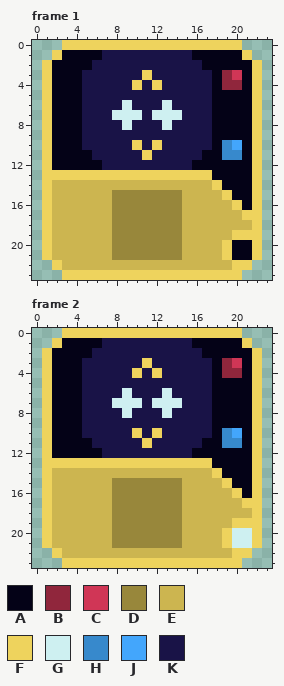
Two states of a pixel-art file, Art/Textures/Tiles/YellowTiles/amplifier.aseprite. The picture above is the old version.
24x24 pixels, 2 frames. Shown: frame 1, frame 2.
Palette (. is transparent): A #040217  B #90263c  C #d03656  D #98873b  E #ccb550  F #eed35d  G #cef0f1  H #3789cc  J #43a6fc  K #191347
Pixels before, frame 1, first column x 1:
 0 ..FFFFFFFFFFFFFFFFFF..
 1 .FAAAAKKKKKKKKKAAAAAF.
 2 FAAAAKKKKKKKKKKKAAAAAF
 3 FAAAKKKKKKFKKKKKKABCAF
 4 FAAAKKKKKFKFKKKKKABBAF
 5 FAAAKKKKKKKKKKKKKAAAAF
 6 FAAAKKKKGKKKGKKKKAAAAF
 7 FAAAKKKGGGKGGGKKKAAAAF
 8 FAAAKKKKGKKKGKKKKAAAAF
 9 FAAAKKKKKKKKKKKKKAAAAF
10 FAAAKKKKKFKFKKKKKAHJAF
11 FAAAAKKKKKFKKKKKAAHHAF
12 FAAAAAKKKKKKKKKAAAAAAF
13 FFFFFFFFFFFFFFFFFAAAAF
14 FEEEEEEEEEEEEEEEEFAAAF
15 FEEEEEEDDDDDDDEEEEFAAF
16 FEEEEEEDDDDDDDEEEEEFAF
17 FEEEEEEDDDDDDDEEEEEEFF
18 FEEEEEEDDDDDDDEEEEEEEF
19 FEEEEEEDDDDDDDEEEEEFFF
20 FEEEEEEDDDDDDDEEEEFAAF
21 FEEEEEEDDDDDDDEEEEFAAF
22 .FEEEEEEEEEEEEEEEEEFF.
23 ..FFFFFFFFFFFFFFFFFF..
Pixels before, frame 2, first column x 1:
 0 ..FFFFFFFFFFFFFFFFFF..
 1 .FAAAAKKKKKKKKKAAAAAF.
 2 FAAAAKKKKKKKKKKKAAAAAF
 3 FAAAKKKKKKFKKKKKKABCAF
 4 FAAAKKKKKFKFKKKKKABBAF
 5 FAAAKKKKKKKKKKKKKAAAAF
 6 FAAAKKKKGKKKGKKKKAAAAF
 7 FAAAKKKGGGKGGGKKKAAAAF
 8 FAAAKKKKGKKKGKKKKAAAAF
 9 FAAAKKKKKKKKKKKKKAAAAF
10 FAAAKKKKKFKFKKKKKAHJAF
11 FAAAAKKKKKFKKKKKAAHHAF
12 FAAAAAKKKKKKKKKAAAAAAF
13 FFFFFFFFFFFFFFFFFAAAAF
14 FEEEEEEEEEEEEEEEEFAAAF
15 FEEEEEEDDDDDDDEEEEFAAF
16 FEEEEEEDDDDDDDEEEEEFAF
17 FEEEEEEDDDDDDDEEEEEEFF
18 FEEEEEEDDDDDDDEEEEEEEF
19 FEEEEEEDDDDDDDEEEEEFFF
20 FEEEEEEDDDDDDDEEEEFGGF
21 FEEEEEEDDDDDDDEEEEFGGF
22 .FEEEEEEEEEEEEEEEEEFF.
23 ..FFFFFFFFFFFFFFFFFF..
Once edited:
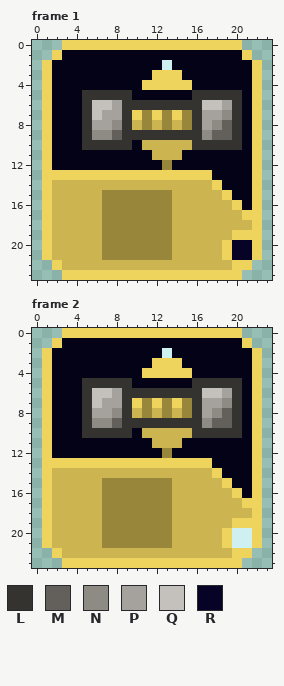
Colours new in this view: L #343330  M #63605c  N #8e8b85  P #a5a29d  Q #c4c1bc  R #070326
From old to new:
Changed rows in their new state; - is an unchanged pixel.
Frame 1:
first column x 5:
 1 --AAAAAAAAA------
 2 -AAAAAAAGAAA-----
 3 AAAAAAAFFFAAA-AA-
 4 AAAAAAF-FFFAA-AA-
 5 LLLLLAAAAAALLLLL-
 6 LQQPLLLLLLLLQQPL-
 7 LQPPLFDFDFDLPPNL-
 8 LPPNLEDEDEDLPNML-
 9 LNNMLLLLLLLLNMML-
10 LLLLLAEEEEELLLLL-
11 -AAAAAAEEEAA--AA-
12 --AAAAAADAA------
15 --D------E-------
16 --D------E-------
17 --D------E-------
18 --D------E-------
19 --D------E-------
20 --D------E-----RR
21 --D------E-----RR
Frame 2:
first column x 5:
 1 --AAAAAAAAA-----
 2 -AAAAAAAGAAA----
 3 AAAAAAAFFFAAA-AA
 4 AAAAAAF-FFFAA-AA
 5 LLLLLAAAAAALLLLL
 6 LQQPLLLLLLLLQQPL
 7 LQPPLFDFDFDLPPNL
 8 LPPNLEDEDEDLPNML
 9 LNNMLLLLLLLLNMML
10 LLLLLAEEEEELLLLL
11 -AAAAAAEEEAA--AA
12 --AAAAAADAA-----
15 --D------E------
16 --D------E------
17 --D------E------
18 --D------E------
19 --D------E------
20 --D------E------
21 --D------E------
Boxes around the changes in both pictures, in picture pixels (x1, y1, x2, y2):
changed: (82, 50, 252, 260)
changed: (82, 338, 242, 548)
